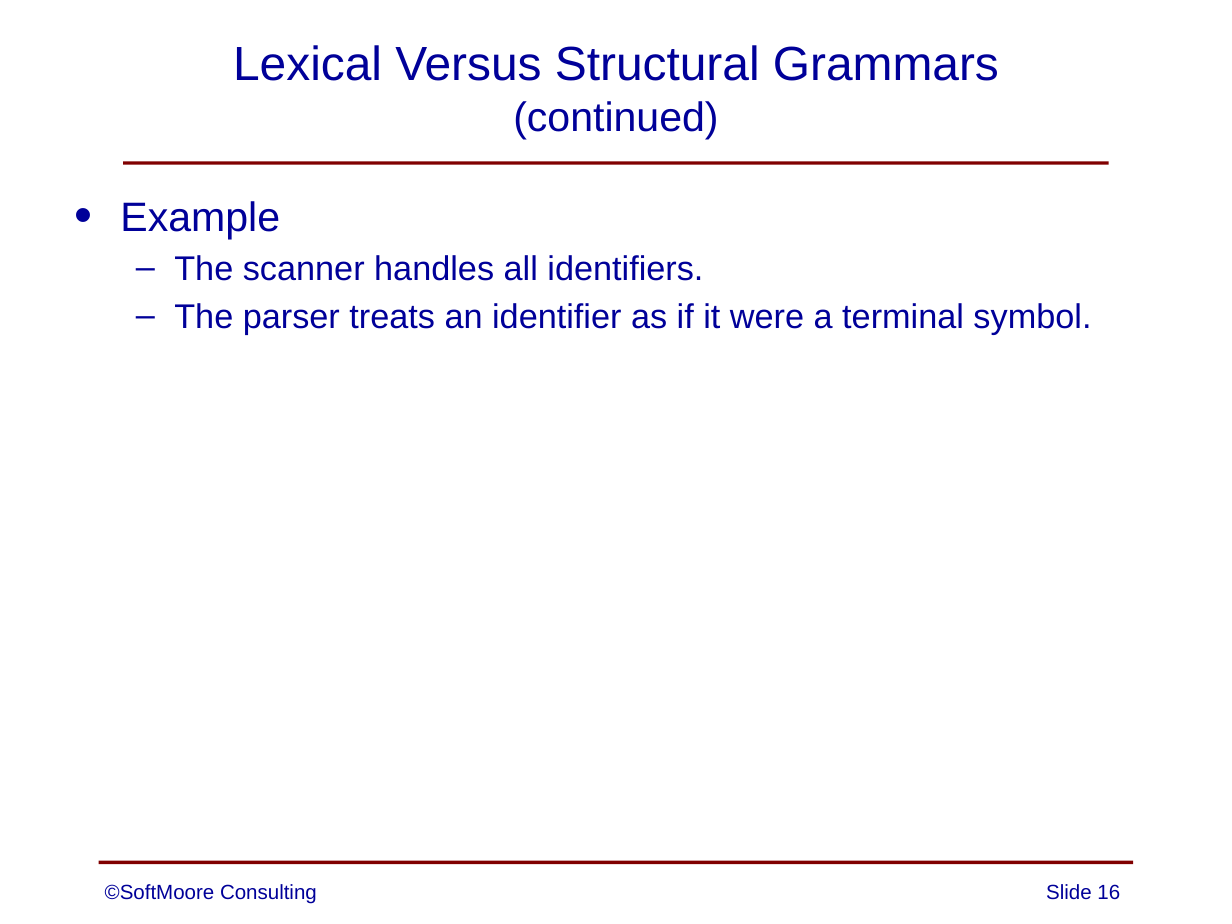
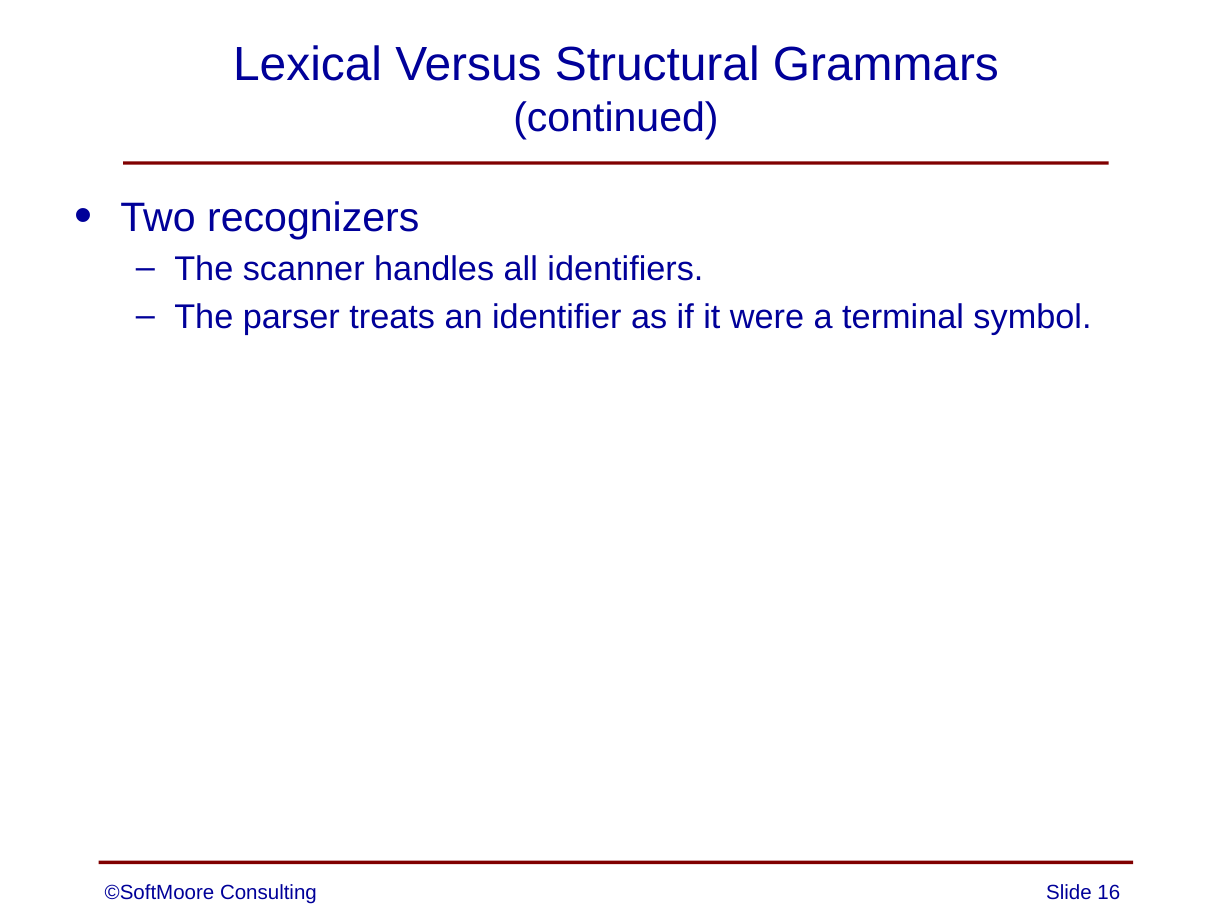
Before and after one commit to SoftMoore/CPRL-Kt, a slide deck: slide 16 of PowerPoint/03 - Context-Free Grammars.pptx. Drawn at 1232x924 pixels with LibreOffice and Linux fonts; fonts in the diff are those of the drawing. Boxes give left, top, right and bottom in pixels: in the first picture for what was removed or moved away, otherwise in the second. Text is boxed around its words. In the diff, an @@ line names an element or a change of style, - is before the commit and + after.

Commit message:
minor change to one slide

```diff
--- a/PowerPoint/03 - Context-Free Grammars.pptx
+++ b/PowerPoint/03 - Context-Free Grammars.pptx
@@ text at (120, 201, 419, 239): text changed @@
-• Example
+• Two recognizers
```
